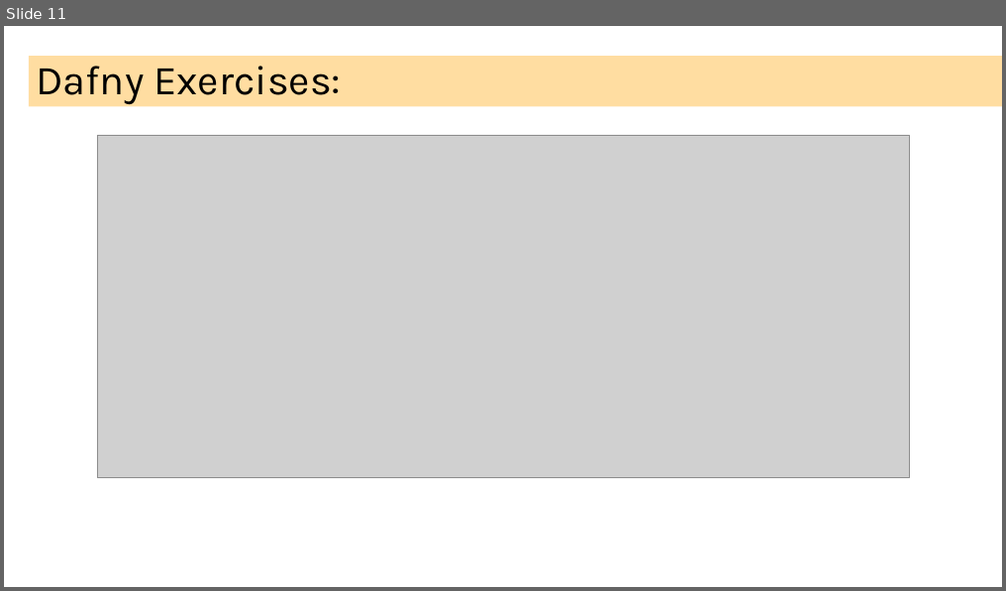
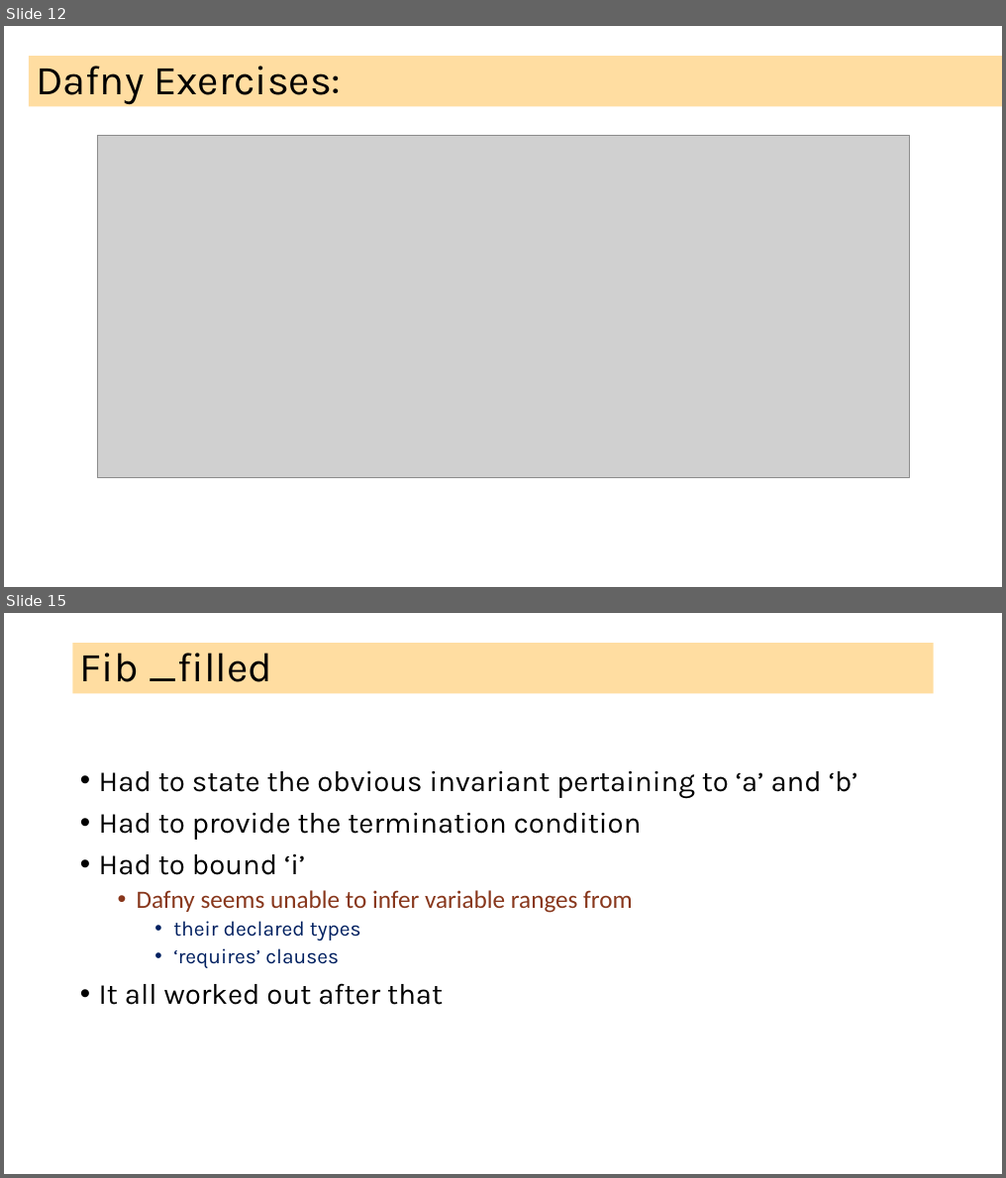
Before and after one commit to ganeshutah/cs6110s22, a slide deck: Lec17/Lec17.pptx. Shown one above the other, each under a label of ours: slide 11 before the commit, slides 12 and 15 after it; the slides between them are not shown. The pictures are 1006x591 and 1006x1178 pixels, drawn with LibreOffice and Linux fonts; fonts in the diff are those of the drawing; grey boxes stand for pictures. Boxes give left, top, right and bottom in pixels: in the first picture for what was removed or moved away, otherwise in the second. Text is boxed around its words. In the diff, an @@ line names an element or a change of style, - is before the commit and + after.

Commit message:
dafny

```diff
--- a/Lec17/Lec17.pptx
+++ b/Lec17/Lec17.pptx
@@ slide 15 added at [4, 613, 1002, 1174], background #FFFFFF @@
@@ title added at [73, 643, 934, 694], fill #FFBD47 at 51% opacity, 39.6 pt, text #000000 @@
+Fib _filled
@@ text added at [99, 770, 858, 1005], 28 pt, text #000000 @@
+• Had to state the obvious invariant pertaining to ‘a’ and ‘b’
+• Had to provide the termination condition
+• Had to bound ‘i’
+  • Dafny seems unable to infer variable ranges from
+    • their declared types
+    • ‘requires’ clauses
+• It all worked out after that
@@ what was slide 11 is now slide 12 @@
```
Also in this commit, not shown: 1 slide changed, 6 other slides added, 3 other files.
